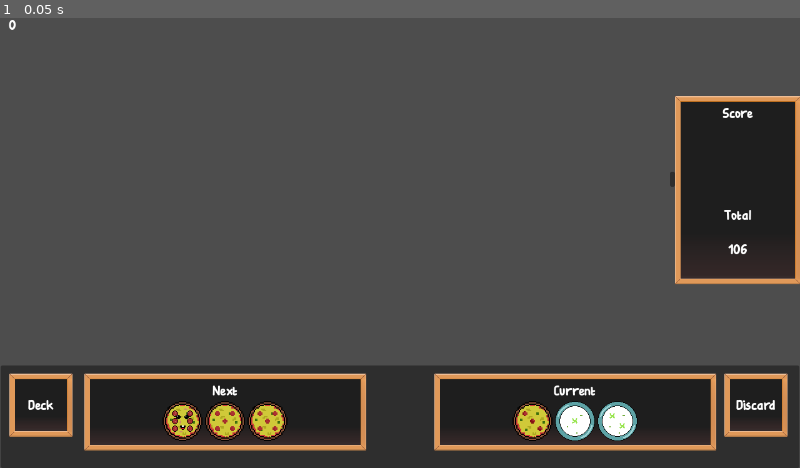
Above: before the commit, frame 1.
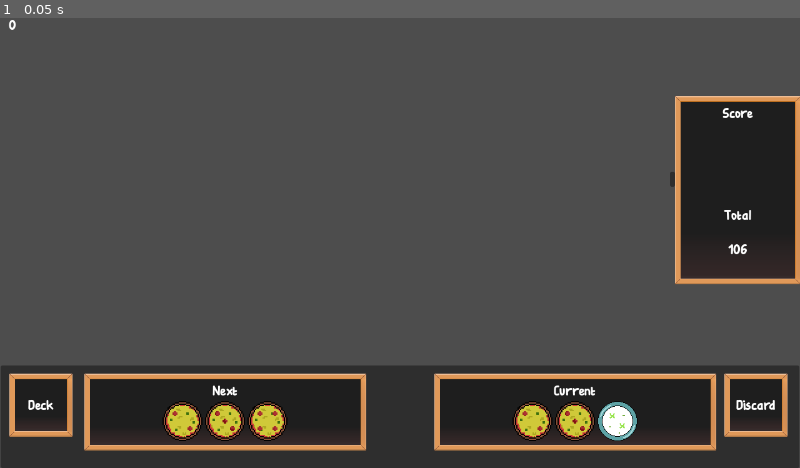
Above: after the commit, the same moment.

Repository: jshorte/dice-diner
Game: Godot game, scene res://Scenes/main.tscn
Same seed, same stepped clock (60 frames per second), same inputs: the game is played once before the commit and once after it.
Inputs:
- Up to frame 1 (0.05 s): no input

The runs differ from the first frame. In frame 1, 0.4% of the frame differs, in the area x 20-75%, y 85-94%.

Commit message:
Fix dice duplication bug | Update templates and logic with FoodQuality

Diff:
--- a/Resources/Dice_types/garlic_dice.tres
+++ b/Resources/Dice_types/garlic_dice.tres
@@ -4,9 +4,7 @@
 
 [resource]
 script = ExtResource("1_lscw0")
-dice_min = 1
-dice_max = 2
-dice_interval = 1
+dice_name = "Garlic"
+dice_type = 1
+prepared_values = Array[int]([1, 2])
 dice_sprite_animation_path = "res://Animations/garlic_spriteframe.tres"
-dice_type = 1
-dice_name = "Garlic"
--- a/Resources/Dice_types/pizza_dice.tres
+++ b/Resources/Dice_types/pizza_dice.tres
@@ -4,9 +4,7 @@
 
 [resource]
 script = ExtResource("1_b4wed")
-dice_min = 1
-dice_max = 6
-dice_interval = 1
+dice_name = "Pizza"
+dice_type = 0
+prepared_values = Array[int]([1, 2, 3, 4])
 dice_sprite_animation_path = "res://Animations/pizza_spriteframe.tres"
-dice_type = 0
-dice_name = "Pizza"
--- a/Scenes/main.tscn
+++ b/Scenes/main.tscn
@@ -54,5 +54,9 @@
 position = Vector2(-10, 520)
 shape = SubResource("RectangleShape2D_8gbba")
 
-[node name="Dice" type="Node2D" parent="."]
+[node name="ActiveDice" type="Node2D" parent="."]
 unique_name_in_owner = true
+
+[node name="PendingDice" type="Node2D" parent="."]
+unique_name_in_owner = true
+position = Vector2(-275, -7)
--- a/Scripts/Dice/Templates/dice_template.gd
+++ b/Scripts/Dice/Templates/dice_template.gd
@@ -2,15 +2,13 @@
 
 var definitions = load("res://Scripts/g_enum.gd")
 
-@export var dice_min : int
-@export var dice_max : int
-@export var dice_interval : int
+@export var dice_name : String
+@export var dice_type: G_ENUM.DiceType
+@export var prepared_values : Array[G_ENUM.FoodQuality] = []
 @export var dice_sprite_animation_path : String
-@export var dice_type: G_ENUM.DiceType
-@export var dice_name : String
 
 func calculate_score(dice: Dice) -> int:
-    if dice.special_interactions.has("garlic"):
-        var garlic = dice.special_interactions["garlic"]
+    # if dice.special_interactions.has("garlic"):
+    #     var garlic = dice.special_interactions["garlic"]
 
     return dice._face_value
--- a/Scripts/Dice/Templates/garlic_template.gd
+++ b/Scripts/Dice/Templates/garlic_template.gd
@@ -1,7 +1,7 @@
 class_name GarlicTemplate extends DiceTemplate
 
 func calculate_score(dice: Dice) -> int:
-    if dice.first_collision_dice:
-        var other = dice.first_collision_dice
-        return (other._face_value + other.bonus_score) * dice._face_value
-    return 0
+	# if dice.first_collision_dice:
+	# 	var other = dice.first_collision_dice
+	# 	return (other._face_value + other.bonus_score) * dice._face_value
+	return 0
--- a/Scripts/Dice/dice.gd
+++ b/Scripts/Dice/dice.gd
@@ -7,11 +7,8 @@
 
 # Template values
 var _dice_name: String
-var _min_value: int
-var _max_value: int
-var _interval: int
 var _type: G_ENUM.DiceType
-var _available_values: Array[int]
+var _available_values: Array[G_ENUM.FoodQuality]
 var _available_values_index: int
 var _face_value: int
 
@@ -32,29 +29,19 @@
 
 var _arrow: Node2D = null
 var _arrow_scene = preload("res://Scenes/arrow.tscn")
-var _cached_sprite_frames = null
 
 func initialise_values_from_template():
 	if dice_template:
 		_dice_name = dice_template.dice_name
-		_min_value = dice_template.dice_min
-		_max_value = dice_template.dice_max
-		_interval = dice_template.dice_interval
 		_type = dice_template.dice_type
-		for n in range(_min_value, _max_value + 1, _interval):
-			_available_values.append(n)
+		_available_values = dice_template.prepared_values.duplicate()
 		_available_values_index = randi() % _available_values.size()
 		_face_value = _available_values[_available_values_index]
-
-func _initialise_visuals_from_template():
-	if dice_template and roll_animation and dice_template.dice_sprite_animation_path:
-		roll_animation.sprite_frames = load(dice_template.dice_sprite_animation_path)
-		roll_animation.frame = _available_values_index
-		roll_animation.pause()
+		_create_custom_animation()
 
 func _ready() -> void:
 	SignalManager.reset_dice_score.connect(_reset_score)
-	_initialise_visuals_from_template()
+	# update_animation_from_values()
 	_arrow = _arrow_scene.instantiate()
 	add_child(_arrow)
 	hide_arrow()
@@ -172,7 +159,7 @@
 			if dice_selection == G_ENUM.DiceSelection.ACTIVE:
 				update_arrow()
 		G_ENUM.DiceState.MOVING:
-			roll_animation.play()
+			roll_animation.play("Roll")
 			hide_arrow()
 
 	queue_redraw()
@@ -180,17 +167,13 @@
 func get_input_vector() -> Vector2:
 	return get_global_mouse_position() - global_position
 
-
+## Returns the current sprite frame associated with the dice face value.
 func get_sprite_frame() -> int:
-	return _available_values_index
+	return _face_value - 1
 
 
 func get_icon_texture(sprite_frame: int = 0) -> Texture2D:
-	if not _cached_sprite_frames and dice_template and dice_template.dice_sprite_animation_path:
-		_cached_sprite_frames = load(dice_template.dice_sprite_animation_path)
-	if _cached_sprite_frames:
-		return _cached_sprite_frames.get_frame_texture("All", sprite_frame)
-	return null
+	return roll_animation.sprite_frames.get_frame_texture("All", sprite_frame)
 
 
 func get_score() -> int:
@@ -213,9 +196,33 @@
 
 func roll_face():
 	if not dice_template:
+		print("Error: Dice template not set up correctly.")
 		return
 	_available_values_index = randi() % _available_values.size()
 	_face_value = _available_values[_available_values_index]
 
 	if roll_animation:
-		roll_animation.frame = _available_values_index
+		roll_animation.frame = get_sprite_frame()
+
+
+func _create_custom_animation():
+	if roll_animation and dice_template and dice_template.dice_sprite_animation_path:
+		var all_frames = load(dice_template.dice_sprite_animation_path)
+		var roll_frames = SpriteFrames.new()
+
+		roll_frames.add_animation("All")
+		for i in all_frames.get_frame_count("All"):
+			var tex = all_frames.get_frame_texture("All", i)
+			roll_frames.add_frame("All", tex)
+
+		roll_frames.add_animation("Roll")
+		for i in _available_values.size():
+			var frame_index = _available_values[i] - 1
+			var frame_sprite = all_frames.get_frame_texture("All", frame_index)
+			roll_frames.add_frame("Roll", frame_sprite)
+
+		roll_animation.sprite_frames = roll_frames
+		roll_animation.frame = get_sprite_frame()
+	else:
+		print("Error: Roll animation or dice template not set up correctly.")
+		return
--- a/Scripts/Managers/deck_manager.gd
+++ b/Scripts/Managers/deck_manager.gd
@@ -17,17 +17,17 @@
 	G_ENUM.DiceType.PIZZA,
 	G_ENUM.DiceType.PIZZA,
 	G_ENUM.DiceType.PIZZA,
-	G_ENUM.DiceType.PIZZA,
-	G_ENUM.DiceType.PIZZA,
-	G_ENUM.DiceType.GARLIC,
-	G_ENUM.DiceType.GARLIC,
 	G_ENUM.DiceType.GARLIC,
 ]
+
+@onready var _pending_dice_node = get_node("%PendingDice")
+
 
 func _ready():
 	SignalManager.request_deck_load.connect(_on_load_deck)
 	SignalManager.request_deck_draw.connect(_on_request_deck_draw)
 	SignalManager.phase_state_changed.connect(_on_phase_state_changed)
+	SignalManager.remove_placed_dice.connect(_remove_from_current)
 	SignalManager.emit_ready.connect(_emit_ready)
 
 
@@ -73,11 +73,26 @@
 
 
 func _reshuffle_discard_into_deck():
+	for dice in _deck:
+		_discard.append(dice)
+		SignalManager.remove_from_deck_panel.emit(G_ENUM.DeckArea.DECK, dice)
+		SignalManager.add_to_deck_panel.emit(G_ENUM.DeckArea.DISCARD, dice)
+	_deck.clear()
+
+	for dice in _discard:
+		SignalManager.remove_from_deck_panel.emit(G_ENUM.DeckArea.DISCARD, dice)
+		SignalManager.add_to_deck_panel.emit(G_ENUM.DeckArea.DECK, dice)
 	_deck = _discard.duplicate()
 	_discard.clear()
 	_deck.shuffle()
+
 	for dice in _deck:
 		dice.roll_face()
+
+
+func _remove_from_current(dice: Dice):
+	if dice in _current:
+		_current.erase(dice)
 
 
 func _on_load_deck():
@@ -87,7 +102,10 @@
 	_discard.clear()
 
 	for type in _player_inventory:
-		var blank_dice = _dice_scene.instantiate()
+		var blank_dice: Dice = _dice_scene.instantiate()
+		blank_dice.sleeping = true
+		blank_dice.contact_monitor = false
+		_pending_dice_node.add_child(blank_dice)
 		match type:
 			G_ENUM.DiceType.PIZZA:
 				blank_dice.dice_template = load(_pizza_dice_template_path)
--- a/Scripts/Managers/signal_manager.gd
+++ b/Scripts/Managers/signal_manager.gd
@@ -14,6 +14,7 @@
 signal reset_dice_score
 
 # Deck management
+signal remove_placed_dice
 signal request_deck_load
 signal request_deck_draw
 signal draw_completed
--- a/Scripts/g_enum.gd
+++ b/Scripts/g_enum.gd
@@ -6,4 +6,5 @@
 enum DiceSelection { DISABLED, ACTIVE, INACTIVE }
 enum DiceState { MOVING, STATIONARY }
 enum GameState { SELECT, PLAY, SCORE }
+enum FoodQuality { INEDIBLE, POOR, OK, GOOD, EXCELLENT }
 enum PhaseState { PREPARE, ROLL, SCORE, DRAW }
--- a/Scripts/main.gd
+++ b/Scripts/main.gd
@@ -7,7 +7,8 @@
 var _isScoreReady: bool = false
 var _phase_state: G_ENUM.PhaseState = G_ENUM.PhaseState.PREPARE
 
-@onready var _dice_tree_node = get_node("%Dice")
+@onready var _active_dice_tree_node = get_node("%ActiveDice")
+@onready var _pending_dice_node = get_node("%PendingDice")
 
 #region Initialisation
 ############################################################
@@ -72,15 +73,19 @@
 
 
 func _on_dice_placed(dice: Dice, position: Vector2):
+	SignalManager.remove_placed_dice.emit(dice)
 	set_phase_state(G_ENUM.PhaseState.ROLL)
-	_dice_tree_node.add_child(dice)
+	_pending_dice_node.remove_child(dice)
+	_active_dice_tree_node.add_child(dice)
+	dice.sleeping = false
+	dice.contact_monitor = true
 	dice.call_deferred("set_dice_selection", G_ENUM.DiceSelection.ACTIVE)
 	dice.call_deferred("set_dice_state", G_ENUM.DiceState.STATIONARY)
 	dice.position = position
 
-	_total_dice_in_play = _dice_tree_node.get_child_count()
+	_total_dice_in_play = _active_dice_tree_node.get_child_count()
 	_stationary_dice_count = 0
-	for d in _dice_tree_node.get_children():
+	for d in _active_dice_tree_node.get_children():
 		if d.dice_state == G_ENUM.DiceState.STATIONARY:
 			_stationary_dice_count += 1
 
